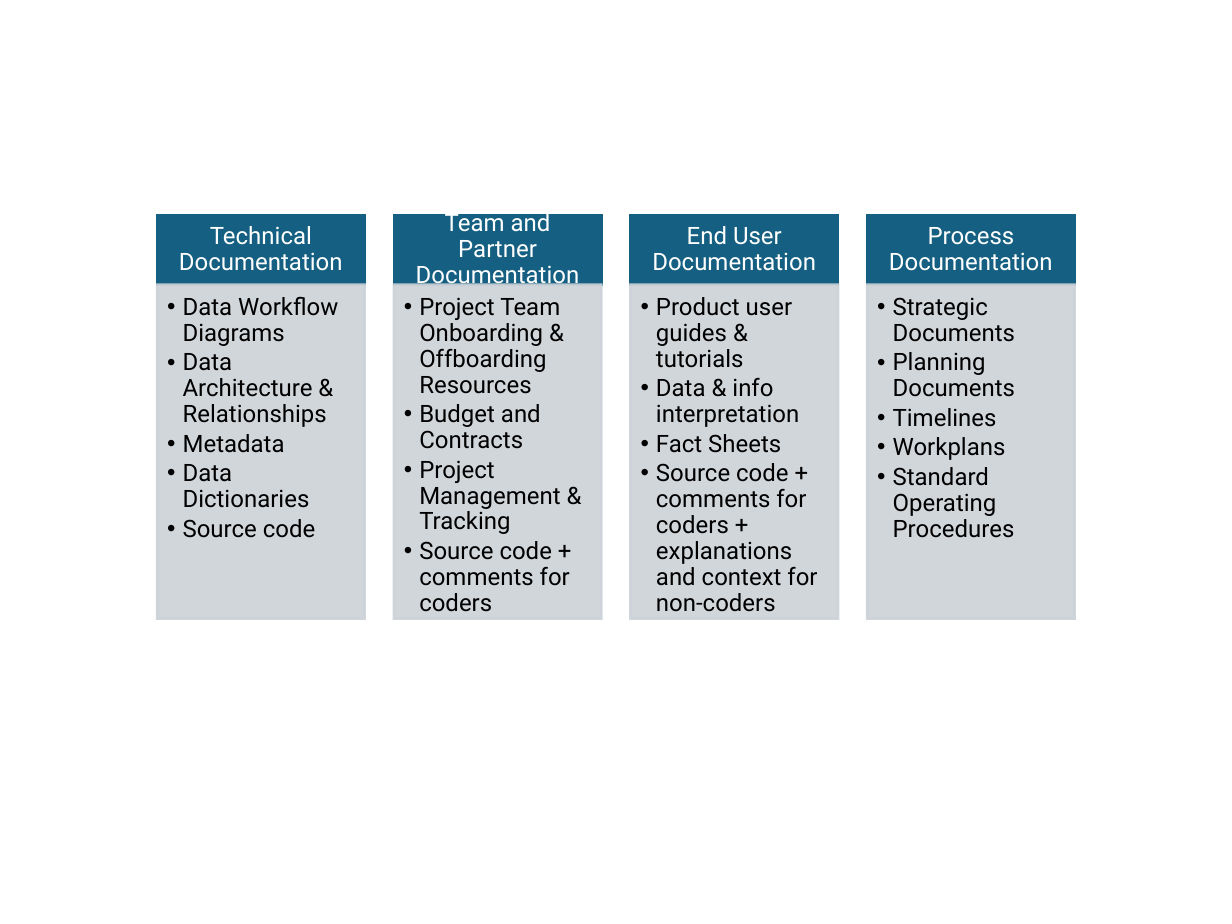
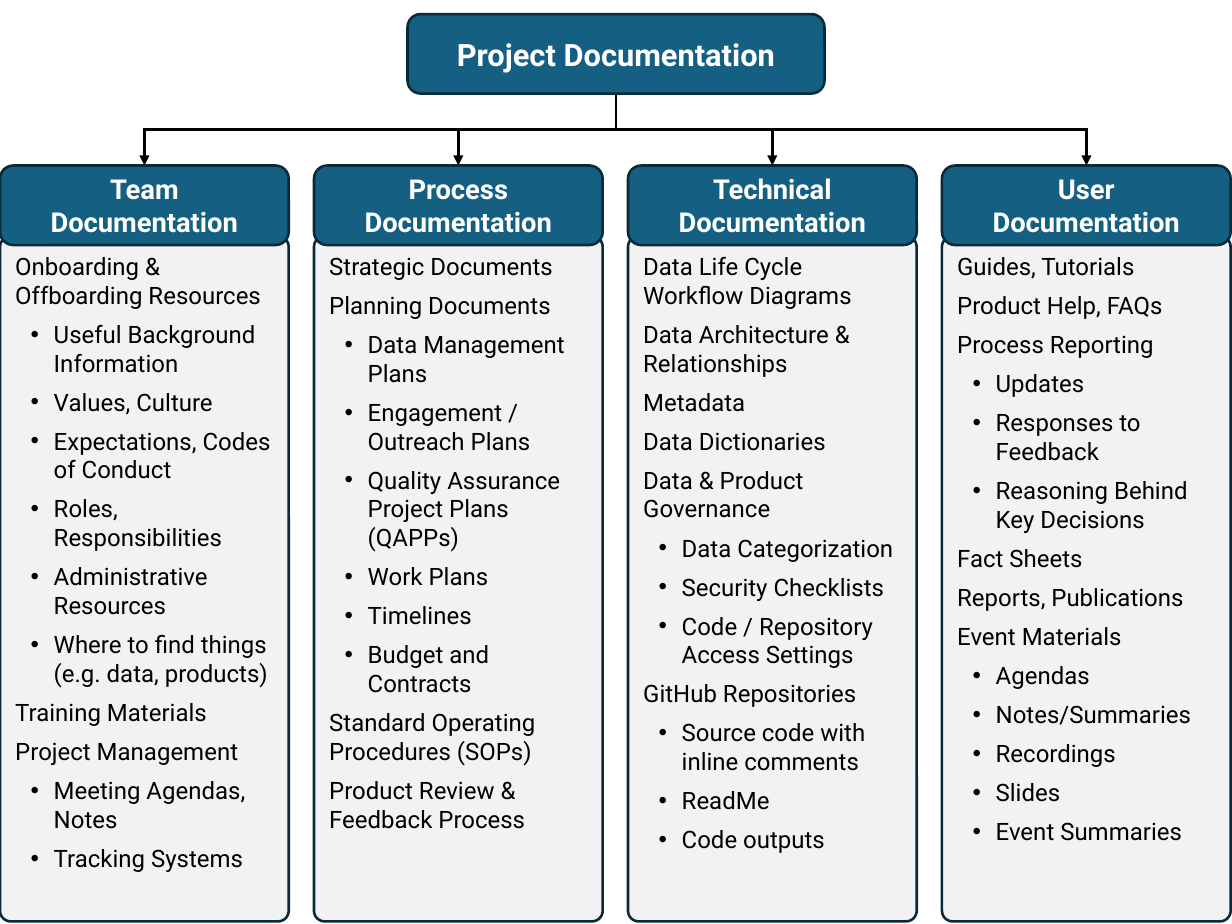
Before and after one commit to CAWaterBoardDataCenter/equity-data-handbook, a slide deck: slide 2 of images/graphics.pptx. Drawn at 1232x924 pixels with LibreOffice and Linux fonts; fonts in the diff are those of the drawing. Boxes give left, top, right and bottom in pixels: in the first picture for what was removed or moved away, otherwise in the second. Text is boxed around its words. In the diff, an @@ line names an element or a change of style, - is before the commit and + after.

```diff
--- a/images/graphics.pptx
+++ b/images/graphics.pptx
@@ rounded rectangle added at [408,14,825,94], fill #156082, outline #092A39 1.5 pt, 18 pt, text #FFFFFF, bold @@
+Project Documentation
@@ elbow arrow added from (616, 94) to (144, 165), #000000 1.5 pt @@
@@ elbow arrow added from (616, 94) to (458, 165), #000000 1.5 pt @@
@@ elbow arrow added from (616, 94) to (772, 165), #000000 1.5 pt @@
@@ elbow arrow added from (616, 94) to (1087, 165), #000000 1.5 pt @@
@@ rounded rectangle added at [0,165,288,245], fill #156082, outline #092A39 1.5 pt, 16 pt, text #FFFFFF, bold @@
+Team
+Documentation
@@ rounded rectangle "Process" at [314,165,602,245]: fill none to #156082; outline none to #092A39 1.5 pt @@
@@ rounded rectangle "Process": place and size @@
-rounded rectangle "Process" at [889,227,1053,271]
+rounded rectangle "Process" at [314,165,602,245]
@@ text in rounded rectangle at [365,179,552,233]: text changed; size 14 to 16 pt; bold on @@
-Process Documentation
+Process
+Documentation
@@ rounded rectangle "Technical": place and size @@
-rounded rectangle "Technical" at [179,226,343,271]
+rounded rectangle "Technical" at [628,165,917,245]
@@ rounded rectangle "Technical" at [628,165,917,245]: fill none to #156082; outline none to #092A39 1.5 pt @@
@@ text in rounded rectangle at [679,178,866,233]: text changed; size 14 to 16 pt; bold on @@
-Technical Documentation
+Technical
+Documentation
@@ rounded rectangle added at [942,165,1231,245], fill #156082, outline #092A39 1.5 pt, 16 pt, text #FFFFFF, bold @@
+User
+Documentation
@@ rounded rectangle added at [0,237,288,922], fill #F2F2F2, outline #092A39 1.5 pt, 14 pt, text #000000 @@
+Onboarding & Offboarding Resources
+• Useful Background Information
+• Values, Culture
+• Expectations, Codes of Conduct
+• Roles, Responsibilities
+• Administrative Resources
+• Where to find things (e.g. data, products)
+Training Materials
+Project Management
+• Meeting Agendas, Notes
+• Tracking Systems
@@ rounded rectangle added at [314,237,602,922], fill #F2F2F2, outline #092A39 1.5 pt, 14 pt, text #000000 @@
+Strategic Documents
+Planning Documents
+• Data Management Plans
+• Engagement / Outreach Plans
+• Quality Assurance Project Plans (QAPPs)
+• Work Plans
+• Timelines
+• Budget and Contracts
+Standard Operating Procedures (SOPs)
+Product Review & Feedback Process
@@ rounded rectangle added at [628,237,917,922], fill #F2F2F2, outline #092A39 1.5 pt, 14 pt, text #000000 @@
+Data Life Cycle Workflow Diagrams
+Data Architecture & Relationships
+Metadata
+Data Dictionaries
+Data & Product Governance
+• Data Categorization
+• Security Checklists
+• Code / Repository Access Settings
+GitHub Repositories
+• Source code with inline comments
+• ReadMe
+• Code outputs
@@ rounded rectangle added at [942,237,1231,922], fill #F2F2F2, outline #092A39 1.5 pt, 14 pt, text #000000 @@
+Guides, Tutorials
+Product Help, FAQs
+Process Reporting
+• Updates
+• Responses to Feedback
+• Reasoning Behind Key Decisions
+Fact Sheets
+Reports, Publications
+Event Materials
+• Agendas
+• Notes/Summaries
+• Recordings
+• Slides
+• Event Summaries
@@ group removed at [158,210,1076,618]: 8 rectangles, 6 texts @@
-  • Data Workflow Diagrams
-  • Data Architecture & Relationships
-  • Metadata
-  • Data Dictionaries
-  • Source code
-Team and Partner Documentation
-  • Project Team Onboarding & Offboarding Resources
-  • Budget and Contracts
-  • Project Management & Tracking
-  • Source code + comments for coders
-End User Documentation
-  • Product user guides & tutorials
-  • Data & info interpretation
-  • Fact Sheets
-  • Source code + comments for coders + explanations and context for non-coders
-  • Strategic Documents
-  • Planning Documents
-  • Timelines
-  • Workplans
-  • Standard Operating Procedures
```
Also in this commit, not shown: 2 other files.
